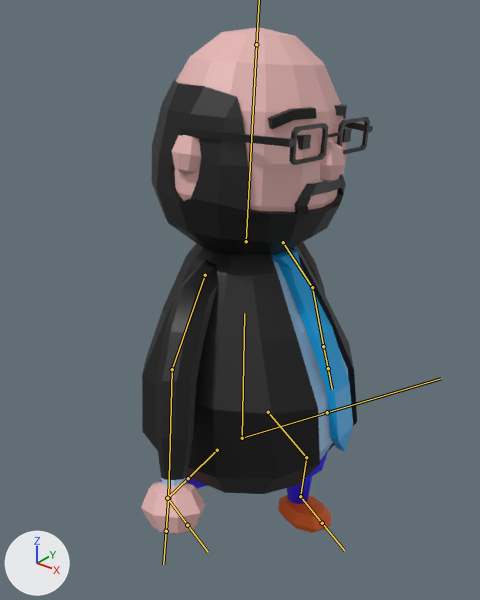
A saved change to the FBX model EscapeTheVR/Assets/SkeletalMeshes/pirkl_laugh.fbx.
Both versions are drawn from a 50 mm camera at (1.128, -1.421, 1.173) aimed at (-0.002, -0.009, 0.297). The lights are fixed; the arrows at lower left show +X, +Y and +Z. Both versions are drawn at frame 42 of the action 'Armature|walking'; the numbers are the values there. The bones that bend it are drawn over the model as lines.

Objects in the first picture: 'Pirkl'.
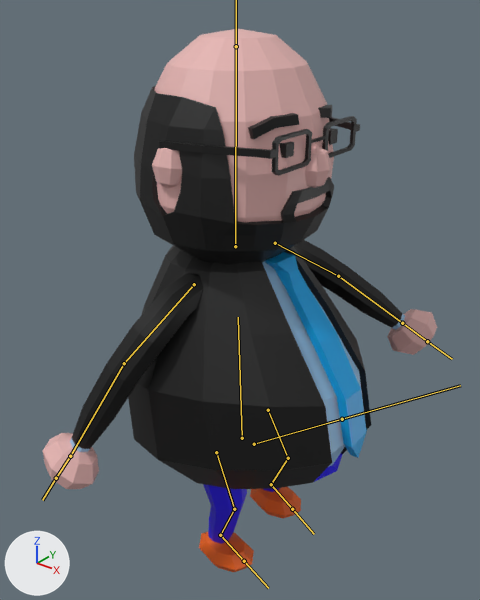
What differs and where, as boxes (x1, y1, x2, y2) in the pictures (480 x 600 px):
'Pirkl', posed (70% wider, 7% taller): before (141, 27, 373, 534); after (43, 29, 437, 572)
bone 'becken', root to tip: before (242, 438) to (244, 313); after (242, 438) to (238, 317)
bone 'Oberarm Left', root to tip: before (283, 242) to (312, 287); after (275, 243) to (338, 276)
bone 'Oberarm Right', root to tip: before (205, 275) to (172, 369); after (194, 284) to (124, 363)
bone 'Oberschenkel R', root to tip: before (217, 450) to (188, 478); after (216, 452) to (234, 509)
bone 'Schienbein R', root to tip: before (188, 478) to (167, 498); after (234, 509) to (220, 535)
bone 'Fuß R', root to tip: before (167, 498) to (187, 525); after (220, 535) to (244, 561)
bone 'Oberschenkel L', root to tip: before (268, 412) to (306, 457); after (268, 410) to (288, 458)
bone 'Schienbein L', root to tip: before (306, 457) to (300, 496); after (288, 458) to (271, 484)
bone 'Fuß L ', root to tip: before (300, 496) to (322, 523); after (271, 484) to (292, 509)
bone 'bauchknochen', root to tip: before (242, 438) to (327, 412); after (254, 444) to (342, 419)

Edits to the bpy script that builds the scene:
```text
Change bone_becken:
    where bone_becken = bpy.data.objects['Armature'].pose.bones['becken']
    bone_becken.rotation_quaternion: (1.0, -0.012, 0.0, 0.0) -> (1.0, 0.022, 0.0, 0.0)  # degrees (-1, 0, 0) -> degrees (3, 0, 0)
Change bone_oberarm_left:
    where bone_oberarm_left = bpy.data.objects['Armature'].pose.bones['Oberarm Left']  # child of 'becken'
    bone_oberarm_left.rotation_quaternion: (0.983, -0.183, -0.027, -0.008) -> (0.849, -0.178, -0.477, -0.144)  # degrees (-21, -3, 0) -> degrees (-19, -59, -8)
Change bone_oberarm_right:
    where bone_oberarm_right = bpy.data.objects['Armature'].pose.bones['Oberarm Right']  # child of 'becken'
    bone_oberarm_right.rotation_quaternion: (0.981, 0.121, 0.112, -0.102) -> (0.98, 0.086, -0.144, 0.111)  # degrees (13, 14, -10) -> degrees (8, -17, 12)
Change bone_oberschenkel_r:
    where bone_oberschenkel_r = bpy.data.objects['Armature'].pose.bones['Oberschenkel R']  # child of 'becken'
    bone_oberschenkel_r.rotation_quaternion: (0.954, 0.0, -0.02, 0.298) -> (0.981, 0.0, 0.013, -0.194)  # degrees (-1, -2, 35) -> degrees (0, 1, -22)
Change bone_schienbein_r:
    where bone_schienbein_r = bpy.data.objects['Armature'].pose.bones['Schienbein R']  # child of 'Oberschenkel R'
    bone_schienbein_r.rotation_quaternion: (1.0, 0.0, 0.0, 0.011) -> (0.923, 0.0, 0.003, 0.385)  # degrees (0, 0, 1) -> degrees (0, 0, 45)
Change bone_fuß_r:
    where bone_fuß_r = bpy.data.objects['Armature'].pose.bones['Fuß R']  # child of 'Schienbein R'
    bone_fuß_r.rotation_quaternion: (0.955, 0.008, -0.007, -0.297) -> (0.97, 0.006, -0.006, -0.241)  # degrees (1, 0, -35) -> degrees (1, 0, -28)
Change bone_oberschenkel_l:
    where bone_oberschenkel_l = bpy.data.objects['Armature'].pose.bones['Oberschenkel L']  # child of 'becken'
    bone_oberschenkel_l.rotation_quaternion: (0.898, 0.0, -0.03, -0.439) -> (0.982, 0.0, -0.013, -0.19)  # degrees (1, -3, -52) -> degrees (0, -1, -22)
Change bone_schienbein_l:
    where bone_schienbein_l = bpy.data.objects['Armature'].pose.bones['Schienbein L']  # child of 'Oberschenkel L'
    bone_schienbein_l.rotation_quaternion: (0.88, 0.0, -0.004, 0.476) -> (0.92, 0.0, -0.003, 0.391)  # degrees (0, 0, 57) -> degrees (0, 0, 46)
Change bone_fuß_l:
    where bone_fuß_l = bpy.data.objects['Armature'].pose.bones['Fuß L ']  # child of 'Schienbein L'
    bone_fuß_l.rotation_quaternion: (0.998, 0.002, 0.002, -0.067) -> (0.971, 0.006, 0.006, -0.238)  # degrees (0, 0, -8) -> degrees (1, 1, -28)
Change bone_bauchknochen:
    where bone_bauchknochen = bpy.data.objects['Armature'].pose.bones['bauchknochen']
    bone_bauchknochen.location: (0.0, 0.0, 0.0) -> (0.0, 0.041, -0.031)
```
